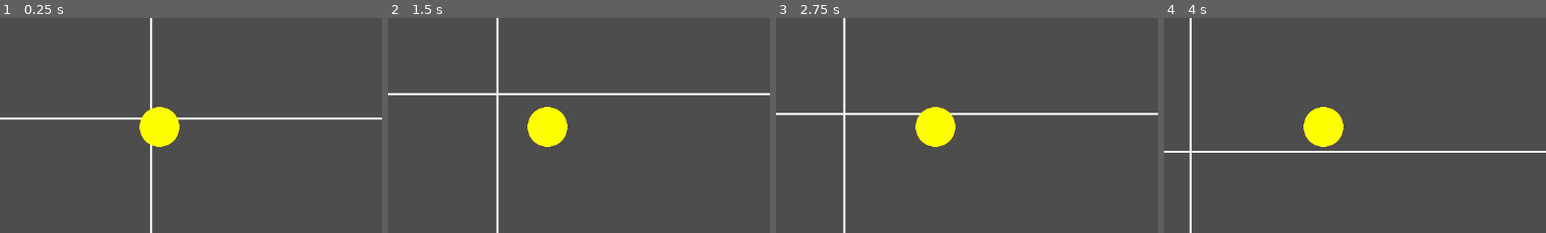
Above: before the commit, frames 1-4 (left to right).
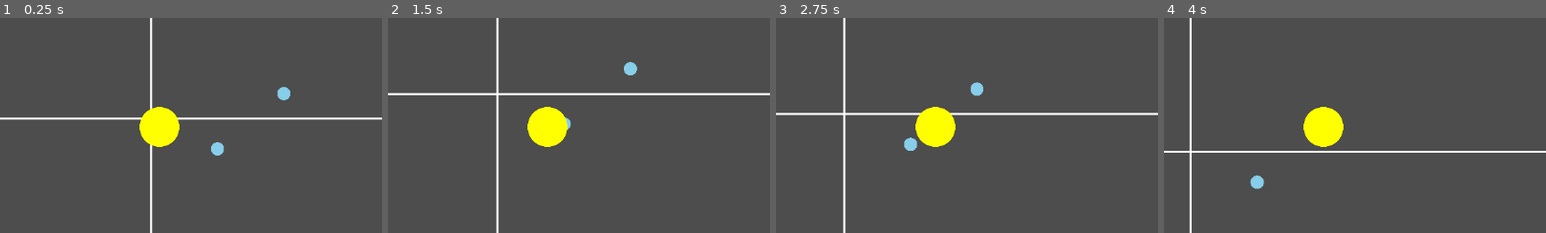
Above: after the commit, the same moments.

Repository: mathy-game/mathy
Game: Godot game, scene res://playing_scene.tscn
Same seed, same stepped clock (60 frames per second), same inputs: the game is played once before the commit and once after it.
Inputs:
- Up to frame 1 (0.25 s): no input
- Up to frame 2 (1.5 s): no input
- Up to frame 3 (2.75 s): no input
- Up to frame 4 (4 s): no input
The pictures show only the part of the screen within x 29-79%, y 25-75%; the shares and areas given below are measured in that part.

The runs differ from the first frame. In frame 1, 0.4% of the frame differs, in the area x 55-76%, y 32-64%; in frame 2, 0.2%; in frame 3, 0.4%, in the area x 33-55%, y 29-62%; in frame 4, 0.2%.

Commit message:
feat: Add taps for game

Diff:
--- a/scores/test/data.gd
+++ b/scores/test/data.gd
@@ -15,3 +15,11 @@
 	if x >= 10:
 		return func(x):
 			return x - 10
+
+static func get_tap(x):
+	if x == 100:
+		return 1
+	elif x == 200:
+		return 2
+	else:
+		return null
--- /dev/null
+++ b/src/config.gd
@@ -0,0 +1,3 @@
+static var x = 0.0
+static var speed = 50
+static var s = 50.0 # Interval
--- a/src/role.gd
+++ b/src/role.gd
@@ -1,14 +1,13 @@
 extends Sprite2D
 
-var x = 0.0
-var speed = 50
-var s = 50.0 # Interval
+var config = load("res://src/config.gd")
 var elapsed = 0
 var data = load("res://scores/test/data.gd")
+var x = 0.0
 
 func _process(delta):
-	x += speed * delta
-	var y = data.get_function(x / s).call(x / s) * s
+	x += config.speed * delta
+	var y = data.get_function(x / config.s).call(x / config.s) * config.s
 	position.x = x
 	position.y = y
 	elapsed += 1
--- a/src/system.gd
+++ b/src/system.gd
@@ -1,5 +1,7 @@
 extends Sprite2D
 
+var data = load("res://scores/test/data.gd")
+var config = load("res://src/config.gd")
 
 # Called when the node enters the scene tree for the first time.
 func _ready():
@@ -12,3 +14,7 @@
 func _draw():
 	draw_line(Vector2(-10000, 0), Vector2(10000, 0), "white", 3)
 	draw_line(Vector2(0, -10000), Vector2(0, 10000), "white", 3)
+	for x in range(0,10000):
+		var tap = data.get_tap(x)
+		if tap != null:
+			draw_circle(Vector2(x, data.get_function(x / config.s).call(x / config.s) * config.s), 10, "skyblue")
